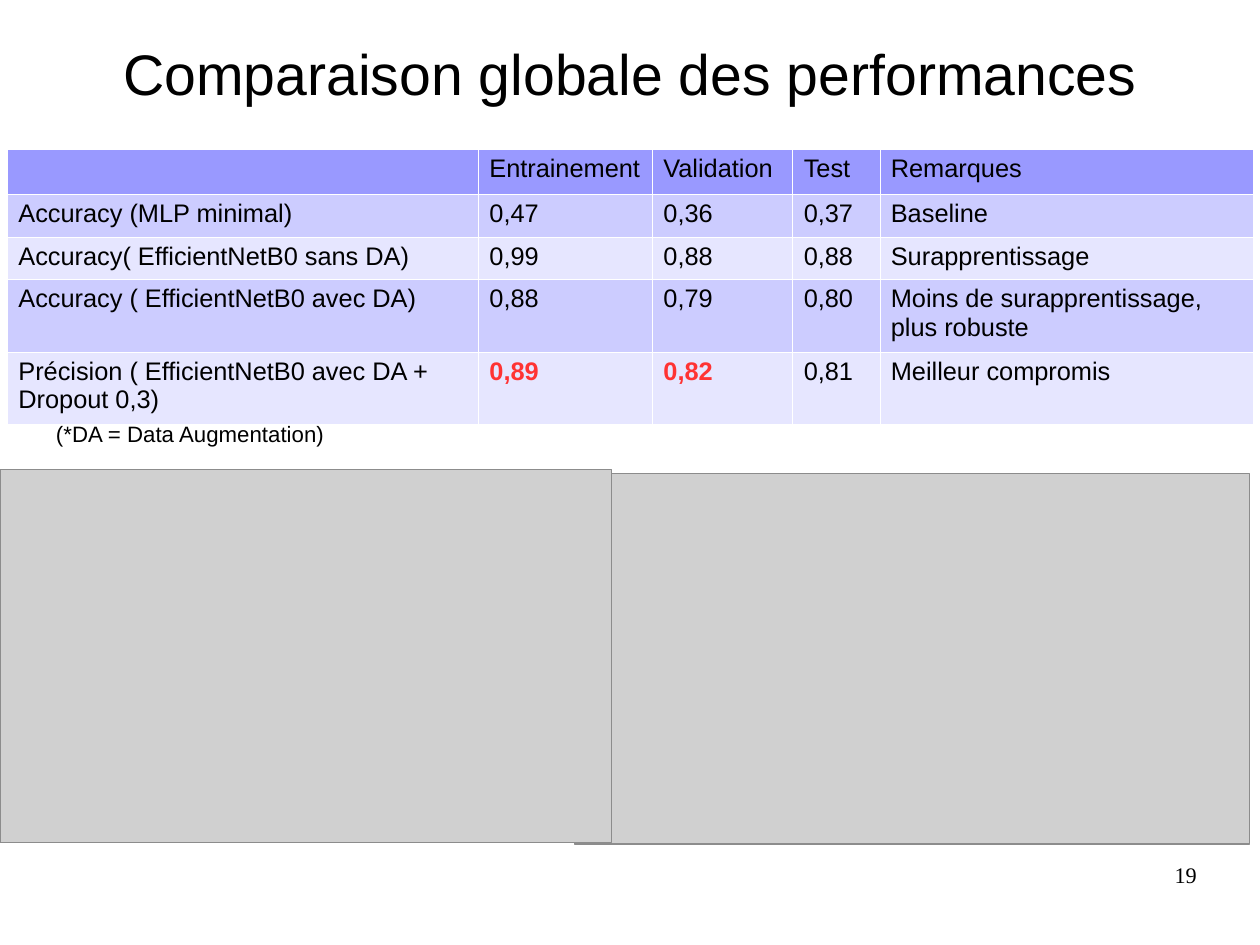
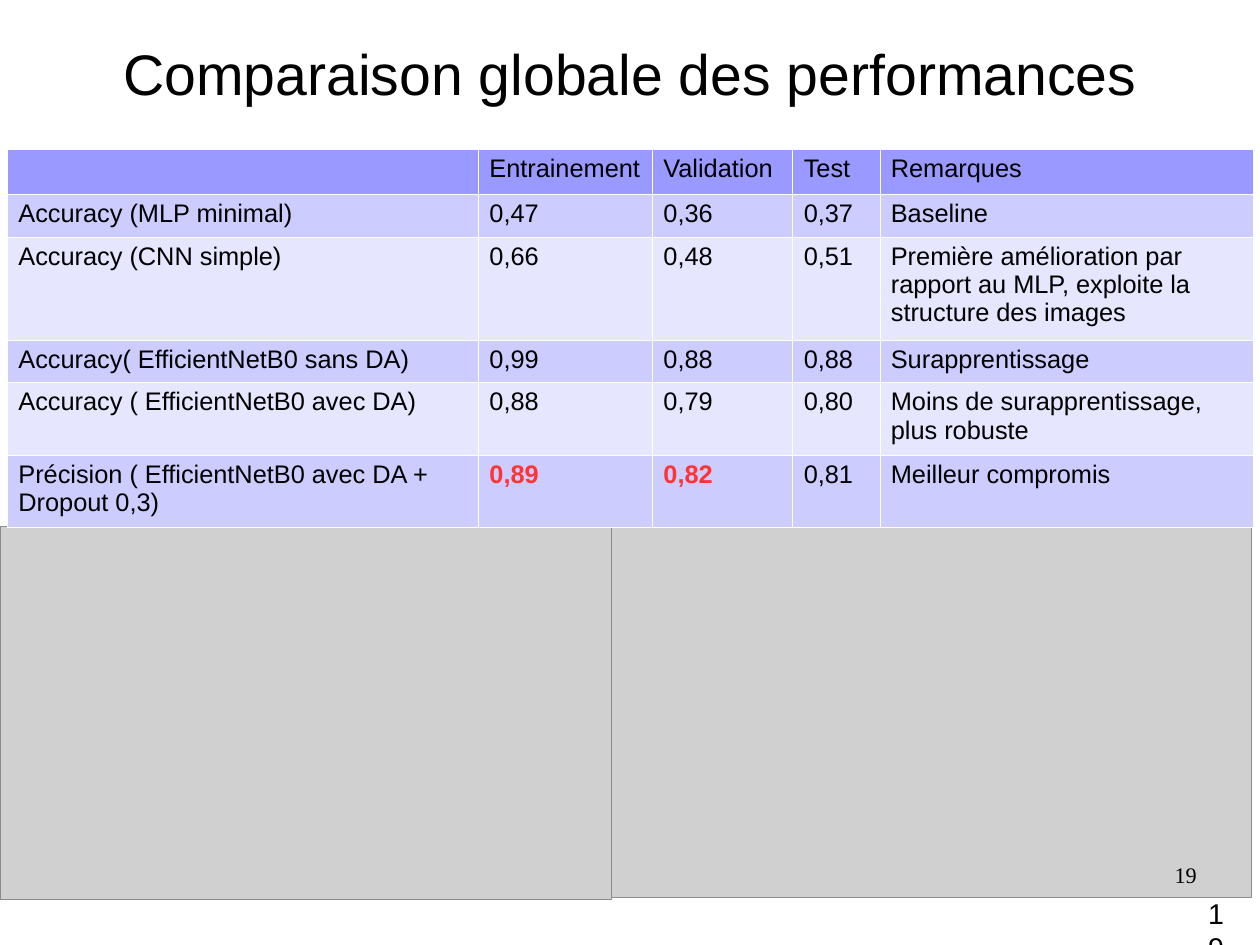
Before and after one commit to JohannaSole/classification-produits, a slide deck: slide 19 of Sole_Johanna_4_presentation_042025.odp. Drawn at 1260x945 pixels with LibreOffice and Linux fonts; fonts in the diff are those of the drawing; grey boxes stand for pictures. Boxes give left, top, right and bottom in pixels: in the first picture for what was removed or moved away, otherwise in the second. Text is boxed around its words. In the diff, an @@ line names an element or a change of style, - is before the commit and + after.

Commit message:
Dernières modifications - Ajout CNN simple

```diff
--- a/Sole_Johanna_4_presentation_042025.odp
+++ b/Sole_Johanna_4_presentation_042025.odp
@@ table at (x1=7, y1=149, x2=1252, y2=521) @@
+row 3: Accuracy (CNN simple) | 0,66 | 0,48 | 0,51 | Première amélioration par rapport au MLP, exploite la structure des images
@@ text removed at (x1=56, y1=426, x2=324, y2=447) @@
-(*DA = Data Augmentation)
@@ picture moved from (x1=0, y1=469, x2=612, y2=842) to (x1=0, y1=526, x2=612, y2=899) @@
@@ picture moved from (x1=575, y1=473, x2=1250, y2=844) to (x1=577, y1=527, x2=1252, y2=898) @@
@@ text added at (x1=1175, y1=868, x2=1197, y2=883), 18 pt, text #000000 @@
+19
```
Also in this commit, not shown: 5 other slides changed, 1 slide added, 1 slide removed, 5 other files.
